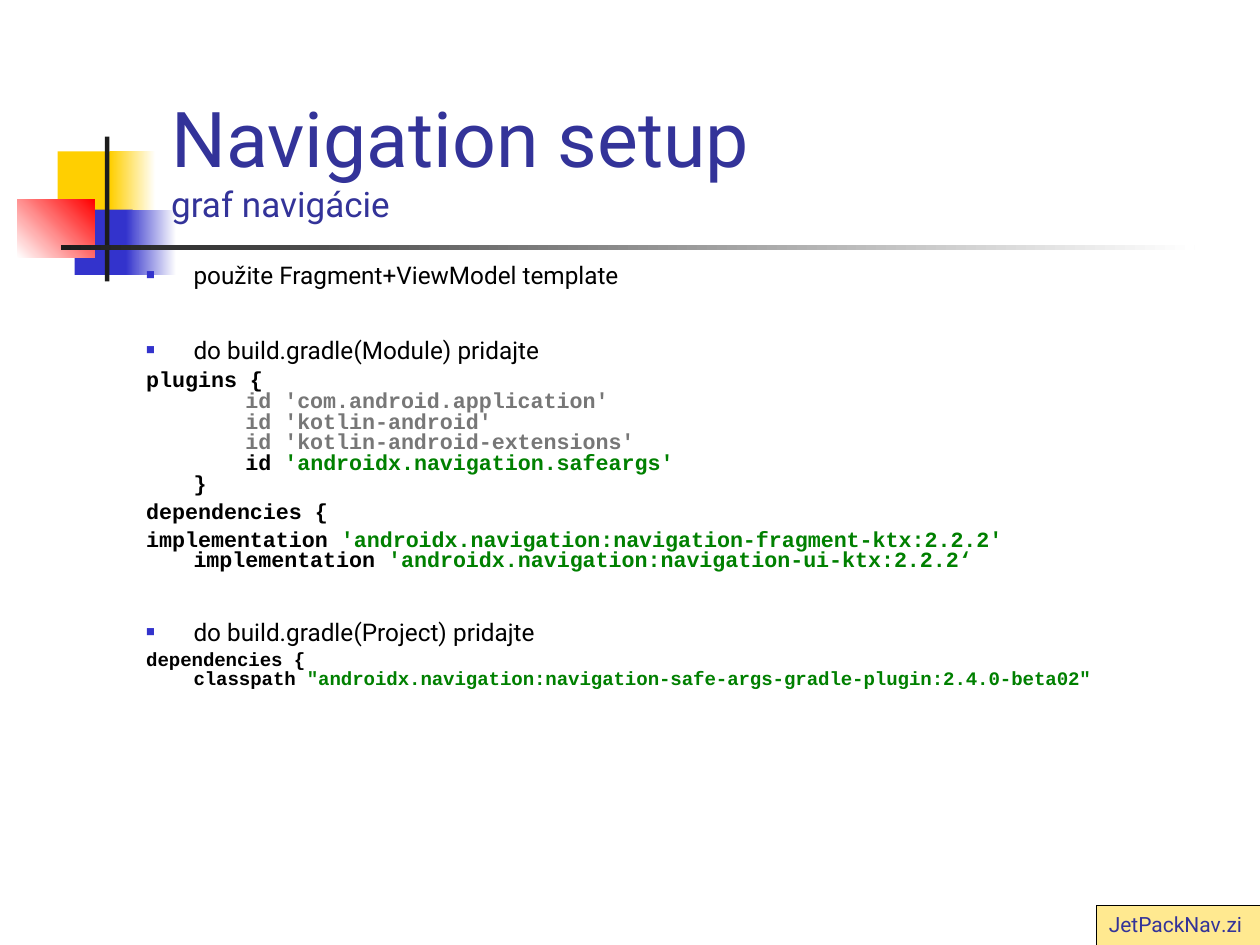
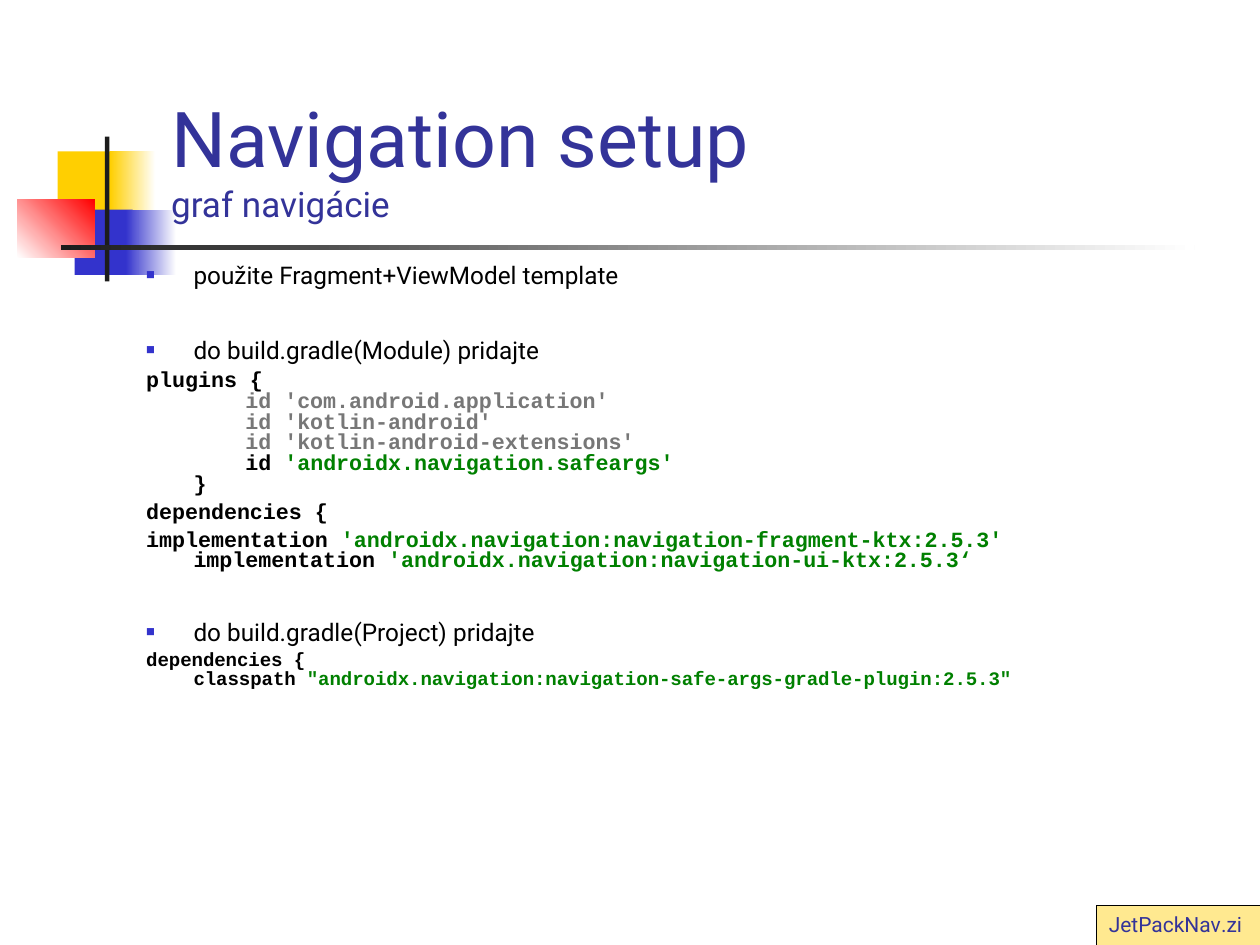
Before and after one commit to vmandro/Prednasky, a slide deck: slide 38 of 07/07_Android.ppt (slide 37 before the commit). Drawn at 1260x945 pixels with LibreOffice and Linux fonts; fonts in the diff are those of the drawing. Boxes give left, top, right and bottom in pixels: in the first picture for what was removed or moved away, otherwise in the second. Text is boxed around its words. In the diff, an @@ line names an element or a change of style, - is before the commit and + after.

```diff
--- a/07/07_Android.ppt
+++ b/07/07_Android.ppt
@@ text at [146,531,1003,572]: text changed @@
-implementation 'androidx.navigation:navigation-fragment-ktx:2.2.2'
-implementation 'androidx.navigation:navigation-ui-ktx:2.2.2‘
+implementation 'androidx.navigation:navigation-fragment-ktx:2.5.3'
+implementation 'androidx.navigation:navigation-ui-ktx:2.5.3‘
@@ text at [146,653,1011,689]: text changed @@
-dependencies {
-classpath "androidx.navigation:navigation-safe-args-gradle-plugin:2.4.0-beta02"
+dependencies {
+classpath "androidx.navigation:navigation-safe-args-gradle-plugin:2.5.3"
```
Also in this commit, not shown: 10 other slides changed, 1 slide added, 3 other files.
